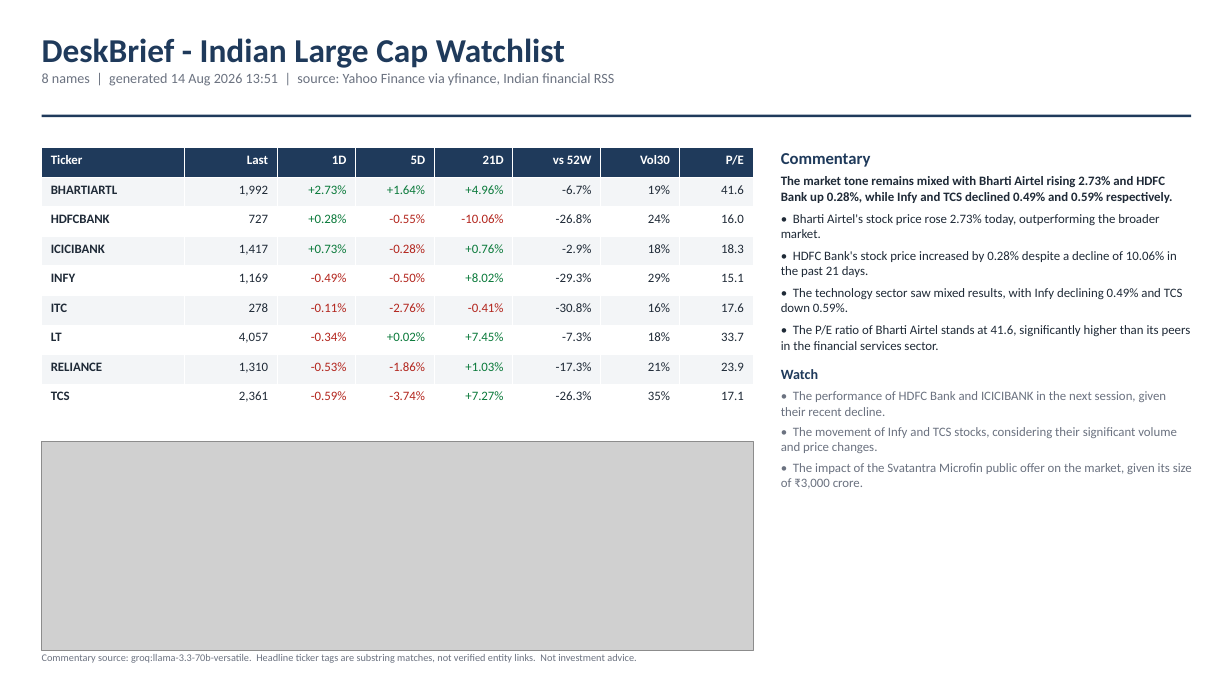
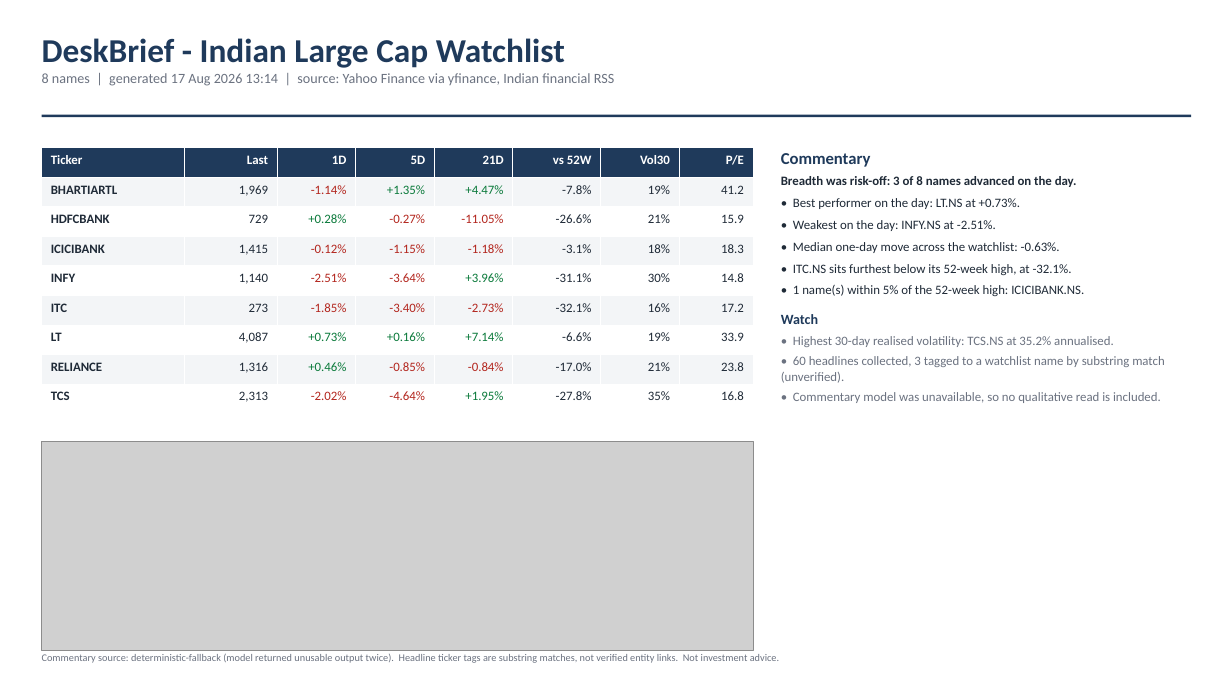
Before and after one commit to Deepak-Sethiii/deskbrief, a slide deck: slide 1 of public/deskbrief.pptx. Drawn at 1232x693 pixels with LibreOffice and Linux fonts; fonts in the diff are those of the drawing; grey boxes stand for pictures. Boxes give left, top, right and bottom in pixels: in the first picture for what was removed or moved away, otherwise in the second. Text is boxed around its words. In the diff, an @@ line names an element or a change of style, - is before the commit and + after.

```diff
--- a/public/deskbrief.pptx
+++ b/public/deskbrief.pptx
@@ text at <box>42,73,614,86</box>: text changed @@
-8 names | generated 14 Aug 2026 13:51 | source: Yahoo Finance via yfinance, Indian financial RSS
+8 names | generated 17 Aug 2026 13:14 | source: Yahoo Finance via yfinance, Indian financial RSS
@@ table at <box>42,148,753,414</box> @@
-row 2: BHARTIARTL | 1,992 | +2.73% | +1.64% | +4.96% | -6.7% | 19% | 41.6
+row 2: BHARTIARTL | 1,969 | -1.14% | +1.35% | +4.47% | -7.8% | 19% | 41.2
-row 3: HDFCBANK | 727 | +0.28% | -0.55% | -10.06% | -26.8% | 24% | 16.0
+row 3: HDFCBANK | 729 | +0.28% | -0.27% | -11.05% | -26.6% | 21% | 15.9
-row 4: ICICIBANK | 1,417 | +0.73% | -0.28% | +0.76% | -2.9% | 18% | 18.3
+row 4: ICICIBANK | 1,415 | -0.12% | -1.15% | -1.18% | -3.1% | 18% | 18.3
-row 5: INFY | 1,169 | -0.49% | -0.50% | +8.02% | -29.3% | 29% | 15.1
+row 5: INFY | 1,140 | -2.51% | -3.64% | +3.96% | -31.1% | 30% | 14.8
-row 6: ITC | 278 | -0.11% | -2.76% | -0.41% | -30.8% | 16% | 17.6
+row 6: ITC | 273 | -1.85% | -3.40% | -2.73% | -32.1% | 16% | 17.2
-row 7: LT | 4,057 | -0.34% | +0.02% | +7.45% | -7.3% | 18% | 33.7
+row 7: LT | 4,087 | +0.73% | +0.16% | +7.14% | -6.6% | 19% | 33.9
-row 8: RELIANCE | 1,310 | -0.53% | -1.86% | +1.03% | -17.3% | 21% | 23.9
+row 8: RELIANCE | 1,316 | +0.46% | -0.85% | -0.84% | -17.0% | 21% | 23.8
-row 9: TCS | 2,361 | -0.59% | -3.74% | +7.27% | -26.3% | 35% | 17.1
+row 9: TCS | 2,313 | -2.02% | -4.64% | +1.95% | -27.8% | 35% | 16.8
@@ text at <box>793,220,1060,253</box>: text changed @@
-The market tone remains mixed with Bharti Airtel rising 2.73% and HDFC Bank up 0.28%, while Infy and TCS declined 0.49% and 0.59% respectively.
-• Bharti Airtel's stock price rose 2.73% today, outperforming the broader market.
-• HDFC Bank's stock price increased by 0.28% despite a decline of 10.06% in the past 21 days.
-• The technology sector saw mixed results, with Infy declining 0.49% and TCS down 0.59%.
-• The P/E ratio of Bharti Airtel stands at 41.6, significantly higher than its peers in the financial services sector.
+Breadth was risk-off: 3 of 8 names advanced on the day.
+• Best performer on the day: LT.NS at +0.73%.
+• Weakest on the day: INFY.NS at -2.51%.
+• Median one-day move across the watchlist: -0.63%.
+• ITC.NS sits furthest below its 52-week high, at -32.1%.
+• 1 name(s) within 5% of the 52-week high: ICICIBANK.NS.
@@ text at <box>781,336,1164,403</box>: text changed @@
-• The performance of HDFC Bank and ICICIBANK in the next session, given their recent decline.
-• The movement of Infy and TCS stocks, considering their significant volume and price changes.
-• The impact of the Svatantra Microfin public offer on the market, given its size of ₹3,000 crore.
+• Highest 30-day realised volatility: TCS.NS at 35.2% annualised.
+• 60 headlines collected, 3 tagged to a watchlist name by substring match (unverified).
+• Commentary model was unavailable, so no qualitative read is included.
@@ text at <box>42,654,779,663</box>: text changed @@
-Commentary source: groq:llama-3.3-70b-versatile. Headline ticker tags are substring matches, not verified entity links. Not investment advice.
+Commentary source: deterministic-fallback (model returned unusable output twice). Headline ticker tags are substring matches, not verified entity links. Not investment advice.
```
Also in this commit, not shown: 3 other files.
